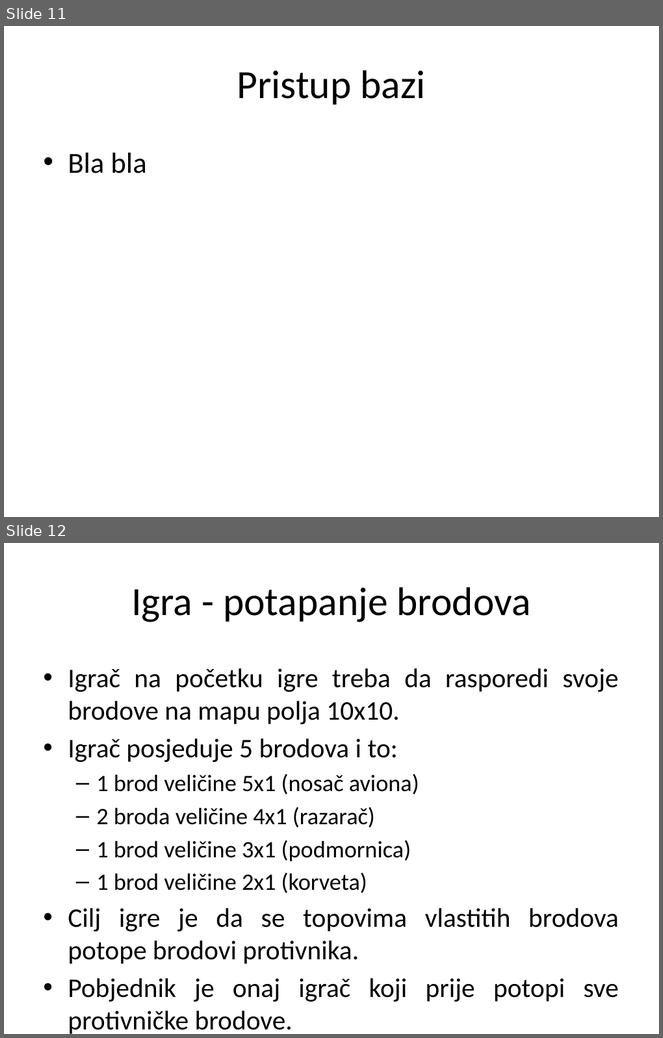
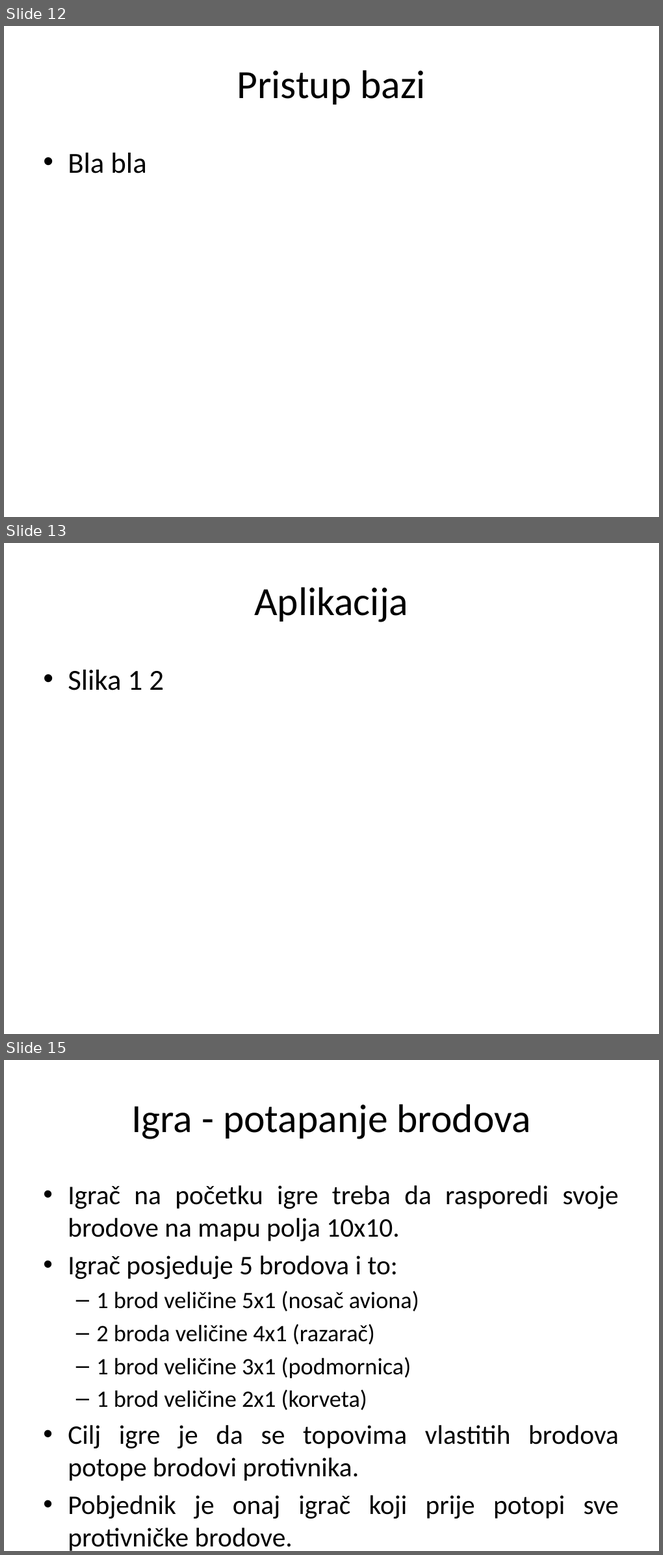
Before and after one commit to ooad-2014-2015/HeritageDev, a slide deck: Prezentacija.pptx. Shown one above the other, each under a label of ours: slides 11 and 12 before the commit, slides 12, 13 and 15 after it; the slides between them are not shown. The pictures are 663x1038 and 663x1555 pixels, drawn with LibreOffice and Linux fonts; fonts in the diff are those of the drawing; background and template pictures are left out. Boxes give left, top, right and bottom in pixels: in the first picture for what was removed or moved away, otherwise in the second. Text is boxed around its words. In the diff, an @@ line names an element or a change of style, - is before the commit and + after.

```diff
--- a/Prezentacija.pptx
+++ b/Prezentacija.pptx
@@ slide 13 added at <box>4,543,659,1034</box>, background picture (left out) @@
@@ title added at <box>254,587,408,622</box>, 44 pt, text #000000 @@
+Aplikacija
@@ text added at <box>68,670,164,691</box>, 32 pt, text #000000 @@
+• Slika 1 2
@@ what was slide 11 is now slide 12 @@
@@ what was slide 12 is now slide 15 @@
```
Also in this commit, not shown: 5 slides changed, 6 other slides added, 2 slides removed.
